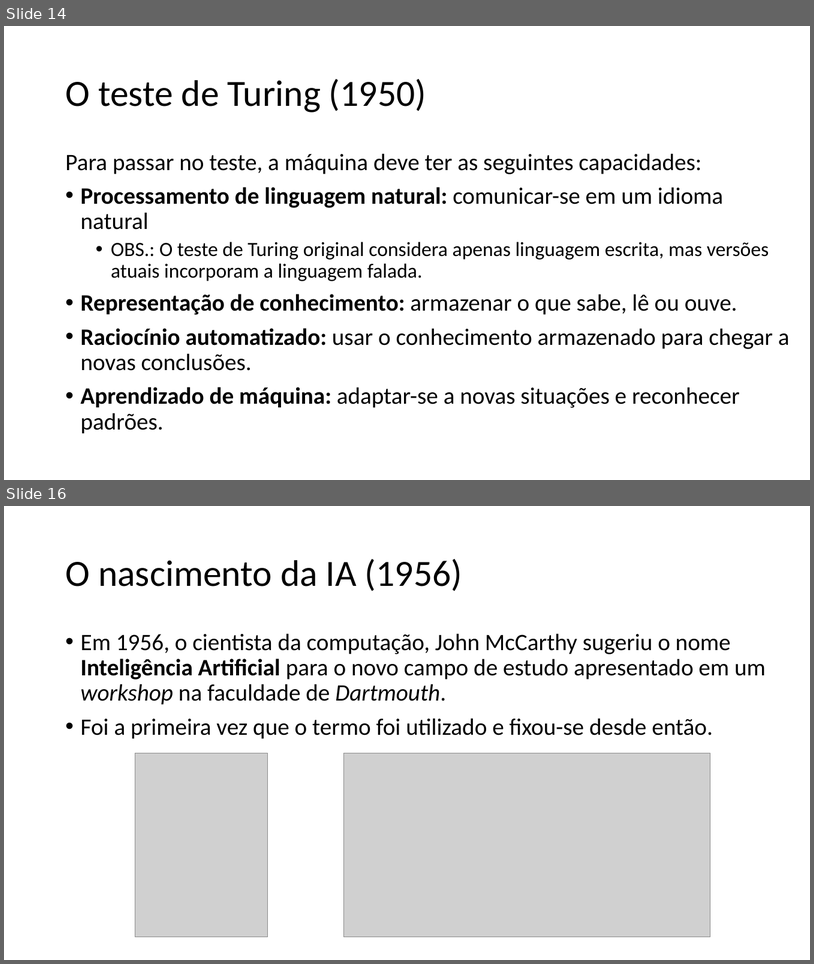
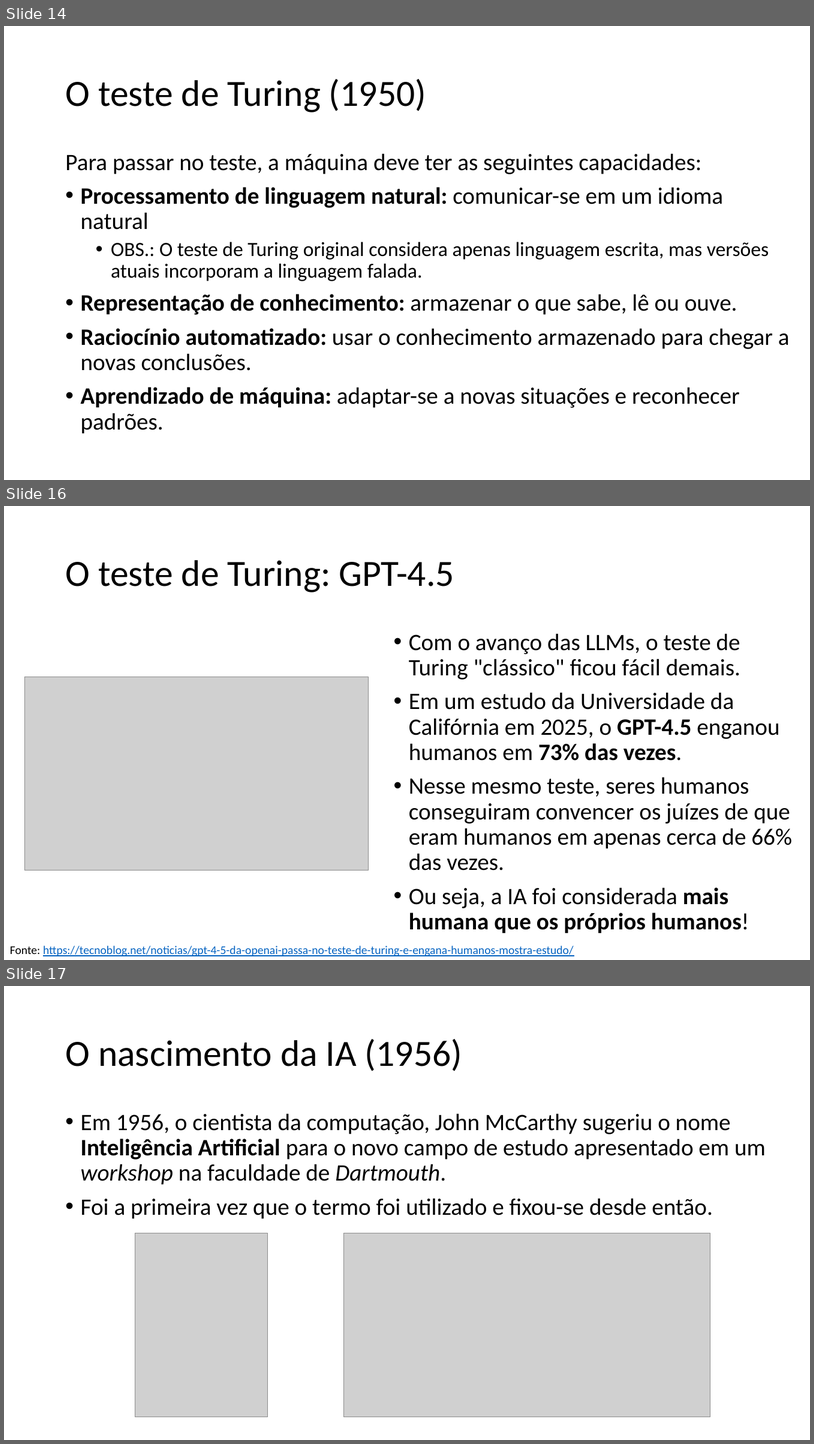
Before and after one commit to zz4fap/c24_inteligencia_artificial, a slide deck: slides/C24_Introdução.pptx. Shown one above the other, each under a label of ours: slides 14 and 16 before the commit, slides 14, 16 and 17 after it; the slides between them are not shown. The pictures are 814x964 and 814x1444 pixels, drawn with LibreOffice and Linux fonts; fonts in the diff are those of the drawing; grey boxes stand for pictures. Boxes give left, top, right and bottom in pixels: in the first picture for what was removed or moved away, otherwise in the second. Text is boxed around its words. In the diff, an @@ line names an element or a change of style, - is before the commit and + after.

```diff
--- a/slides/C24_Introdução.pptx
+++ b/slides/C24_Introdução.pptx
@@ slide 16 added at bbox=[4, 506, 810, 960], background #FFFFFF @@
@@ title added at bbox=[65, 560, 454, 592], 44 pt, text #000000 @@
+O teste de Turing: GPT-4.5
@@ text added at bbox=[409, 633, 792, 933], 28 pt, text #000000 @@
+• Com o avanço das LLMs, o teste de Turing "clássico" ficou fácil demais.
+• Em um estudo da Universidade da Califórnia em 2025, o GPT-4.5 enganou humanos em 73% das vezes.
+• Nesse mesmo teste, seres humanos conseguiram convencer os juízes de que eram humanos em apenas cerca de 66% das vezes.
+• Ou seja, a IA foi considerada mais humana que os próprios humanos!
@@ picture added at bbox=[25, 676, 369, 870] @@
@@ text added at bbox=[10, 945, 574, 956], 14 pt, text #0563C1, underline @@
+Fonte: https://tecnoblog.net/noticias/gpt-4-5-da-openai-passa-no-teste-de-turing-e-engana-humanos-mostra-estudo/
@@ what was slide 16 is now slide 17 @@
```
Also in this commit, not shown: 1 slide changed.
